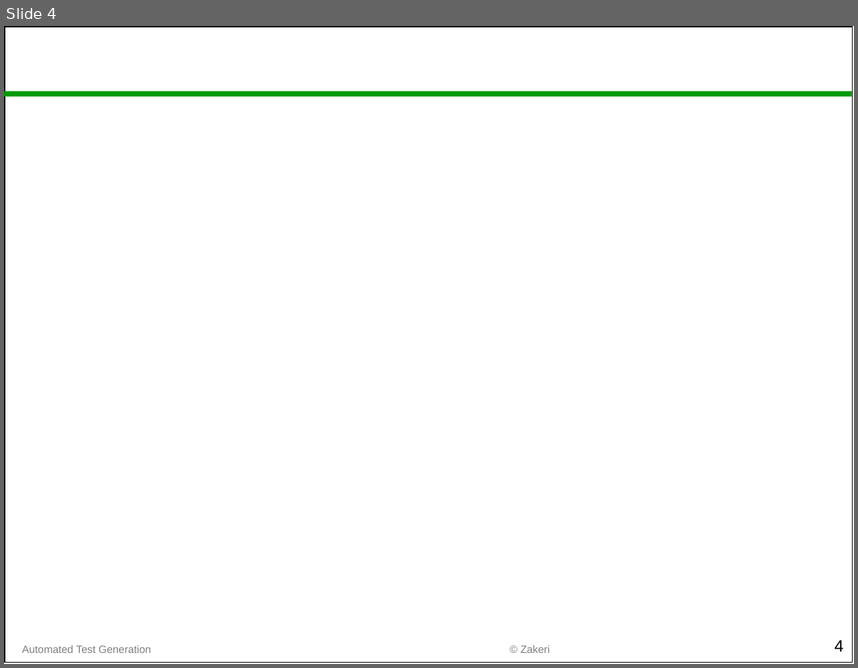
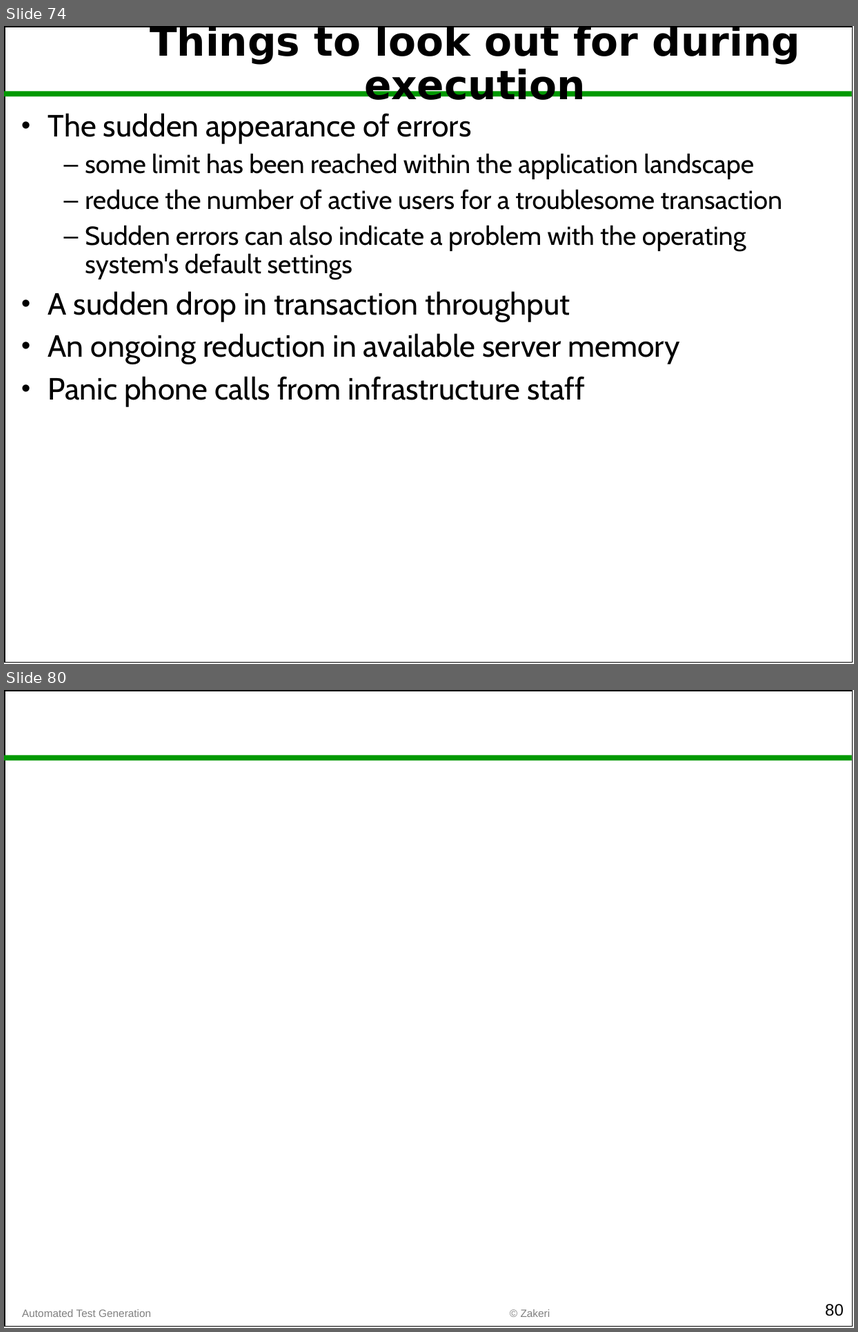
Before and after one commit to m-zakeri/SoftwareTesting, a slide deck: lectures/Lec12_performance_testing.pptx. Shown one above the other, each under a label of ours: slide 4 before the commit, slides 74 and 80 after it; the slides between them are not shown. The pictures are 858x668 and 858x1332 pixels, drawn with LibreOffice and Linux fonts; fonts in the diff are those of the drawing. Boxes give left, top, right and bottom in pixels: in the first picture for what was removed or moved away, otherwise in the second. Text is boxed around its words. In the diff, an @@ line names an element or a change of style, - is before the commit and + after.

```diff
--- a/lectures/Lec12_performance_testing.pptx
+++ b/lectures/Lec12_performance_testing.pptx
@@ slide 74 added at (4, 26, 854, 664), background #FFFFFF; not listed: 2 template elements that a slide beside it also shows @@
@@ title added at (150, 26, 800, 100), 34 pt, text #000000, bold @@
+Things to look out for during execution
@@ text added at (48, 113, 782, 406), 22 pt, text #000000 @@
+• The sudden appearance of errors
+  – some limit has been reached within the application landscape
+  – reduce the number of active users for a troublesome transaction
+  – Sudden errors can also indicate a problem with the operating system's default settings
+• A sudden drop in transaction throughput
+• An ongoing reduction in available server memory
+• Panic phone calls from infrastructure staff
@@ what was slide 4 is now slide 80 @@
@@ page number at (825, 1303, 844, 1316): text changed @@
-4
+80
```
Also in this commit, not shown: 77 other slides added, 2 slides removed, 45 other files.
